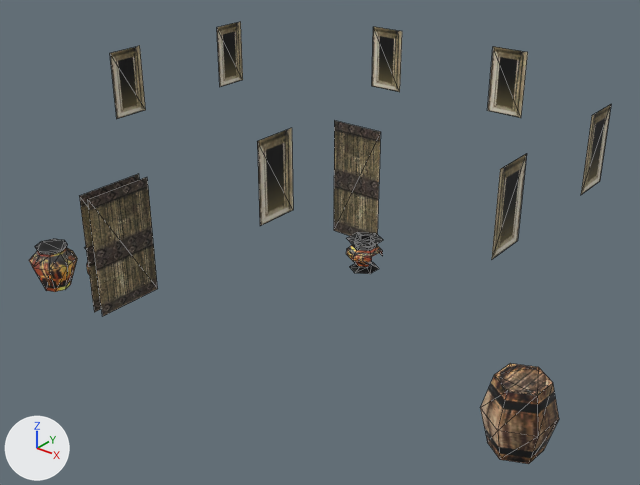
The COLLADA model client/art/meshes/props/hele_house_a_props.dae: old version first, new version second.
Camera for both pictures: a 50 mm lens placed at (0.371, -0.469, 0.333), pointed at (0.01, -0.017, 0.053). The axes (+X, +Y, +Z) are drawn at lower left. The lights are the same throughout. Mesh edges are drawn as thin lines. Where no turn or scale is listed for an object, it has been applied to the vertices.
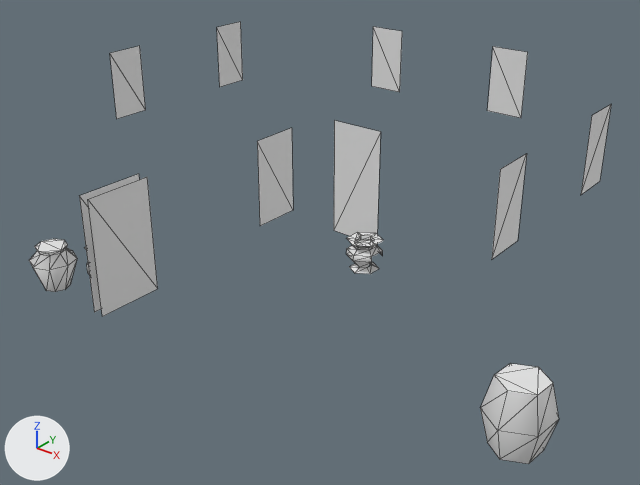
The change, as a list of edits to the scene's bpy script:
```text
Change me_object1040mesh:
    where me_object1040mesh.from_pydata(...)  # 198 vertices, 292 faces; spans x -0.013..0.398, y 0.085..0.4, z -0.101..0.066
    remove me_object1040mesh.materials.append(mat_10___default)  # picture img_hele_props_a_dds
```

Boxes [x1, y1, x2, y2] around the edits, measured in the pictures (640 x 485 px):
'Object1040', recoloured: [29, 22, 611, 464] in both
